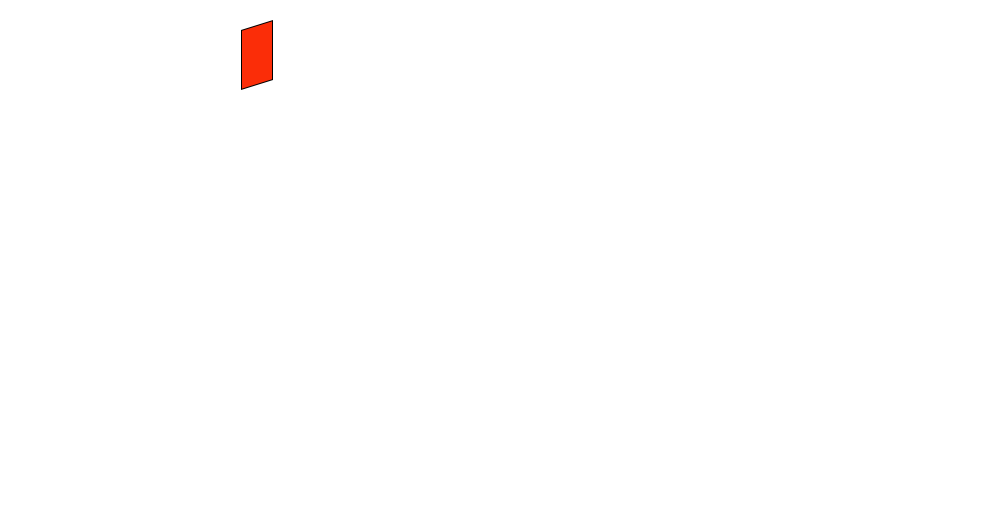
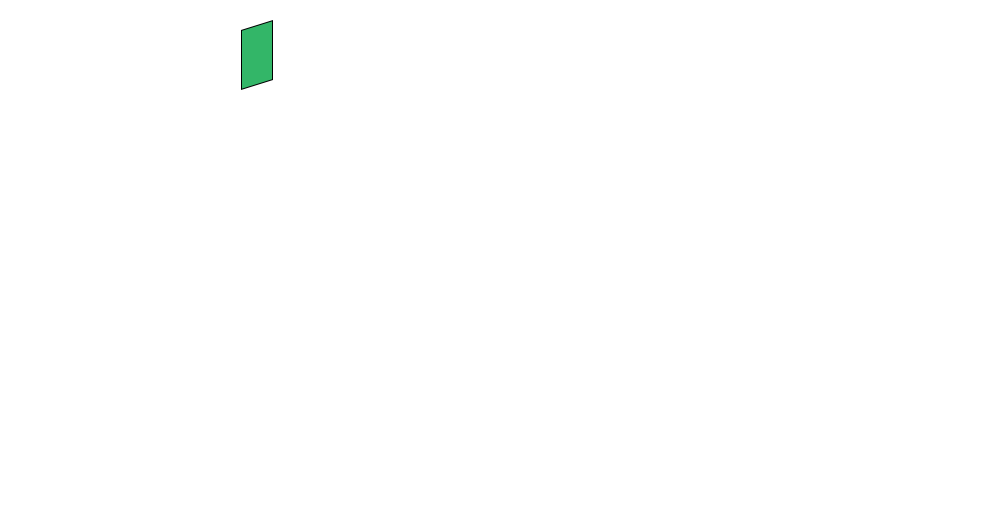
Before/after of a 1000 × 518 layered artwork. What changed in the layer stack:
added layer "Rectángulo 12 copia 3" above "Rectángulo 12 copia 2" over [242, 21, 272, 89]
hid "Rectángulo 12 copia 2" over [242, 21, 272, 89]
